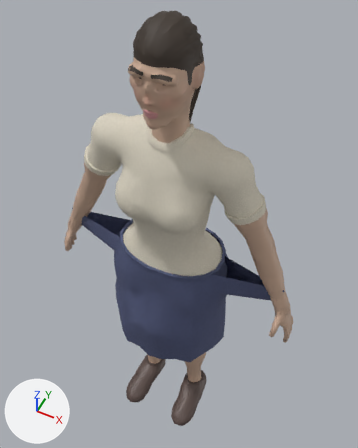
A saved change to the glTF model neon-bay/dist-portal/poki/models/human_f2.glb.
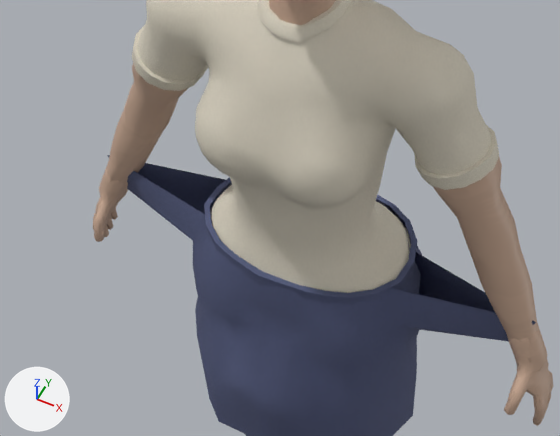
Old and new are each drawn whole from a 50 mm camera at (0.473, -0.877, 2.198) aimed at (-0.021, 0.111, 0.963) and again close up on the part from 5% to 83% of the width and 29% to 78% of the height. Arrows for +X, +Y and +Z are at lower left; the lights stay in place. The older version's two pictures come first. Vertices at exactly the same position are counted once.

Names of what the first close-up shows: 'Body'.
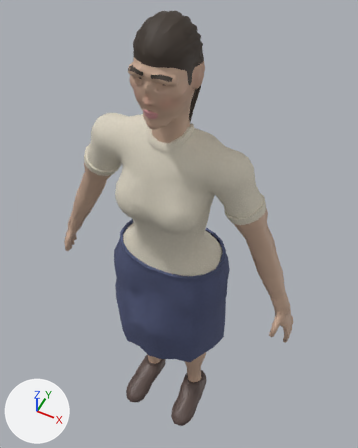
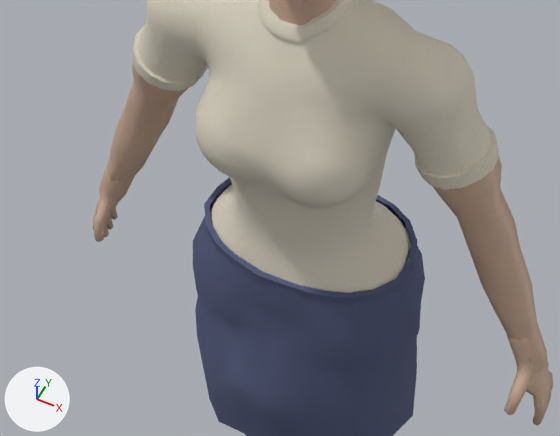
Where the change shows, as pixel boxes [x1, y1, x2, y2] in the close-ups (560 x 436 px; the box of a moved part takes in the faces that stretch with it):
part 1 of me_body, moved or reshaped
    before: [388, 249, 536, 342]
    after: [388, 250, 425, 351]
part 2 of me_body, moved or reshaped
    before: [108, 155, 232, 240]
    after: [193, 182, 232, 240]

Edits to the bpy script that builds the scene:
```text
Change me_body:
    where me_body.from_pydata(...)  # 4773 vertices, 8735 faces; spans x -0.43..0.43, y -0.19..0.17, z 0.0..1.72
    used by ob_body; location = (0.0, 0.0, 0.0)
    me_body part 1
    me_body.vertices[2717].co: (0.38, 0.01, 0.97) -> (0.17, 0.01, 0.97)  # pixel (536, 322) -> not seen
    me_body.vertices[2741].co: (0.36, 0.01, 0.9) -> (0.2, 0.01, 0.9)  # not seen -> pixel (418, 303)
    me_body.vertices[2885].co: (0.38, 0.01, 0.97) -> (0.17, 0.01, 0.97)  # pixel (533, 321) -> pixel (402, 270)
    me_body.vertices[2909].co: (0.36, 0.01, 0.9) -> (0.19, 0.01, 0.9)
    me_body part 2
    me_body.vertices[2729].co: (-0.38, 0.01, 0.97) -> (-0.17, 0.01, 0.97)  # pixel (107, 154) -> pixel (214, 196)
    me_body.vertices[2753].co: (-0.36, 0.01, 0.9) -> (-0.2, 0.01, 0.9)  # not seen -> pixel (203, 217)
    me_body.vertices[2897].co: (-0.38, 0.01, 0.97) -> (-0.17, 0.01, 0.97)  # pixel (109, 155) -> pixel (216, 197)
    me_body.vertices[2921].co: (-0.36, 0.01, 0.9) -> (-0.19, 0.01, 0.9)
```
